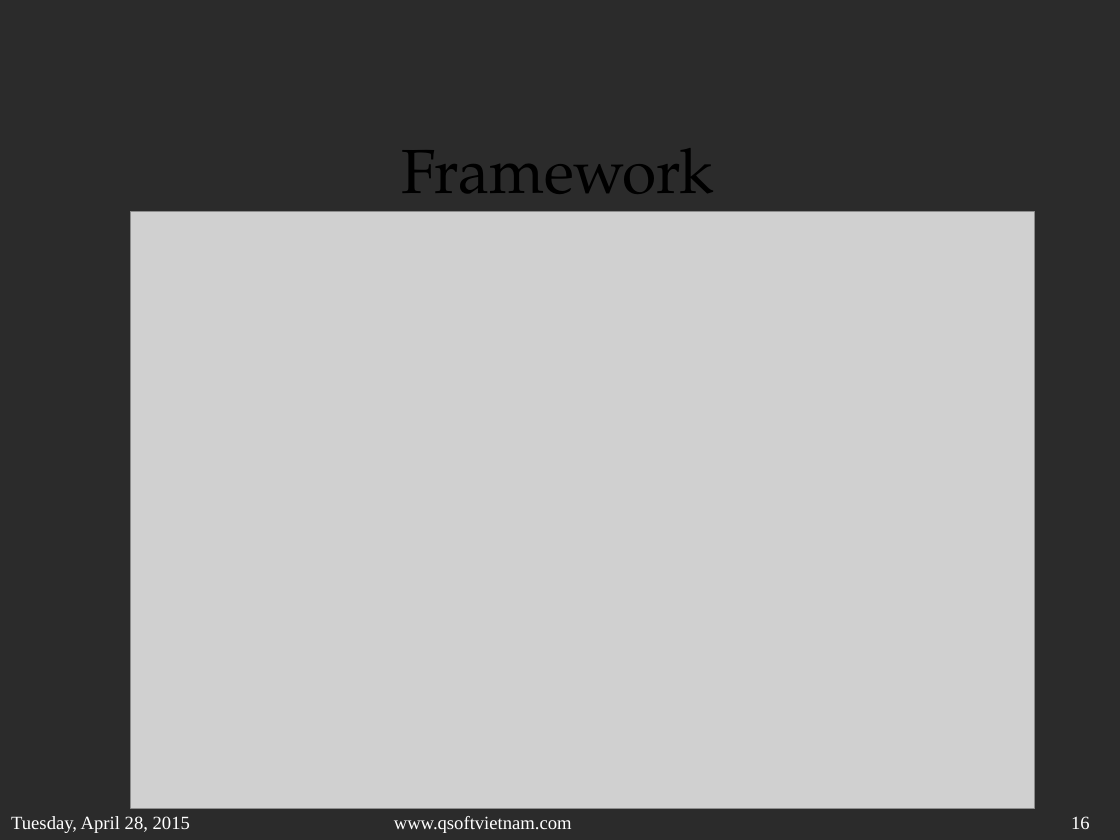
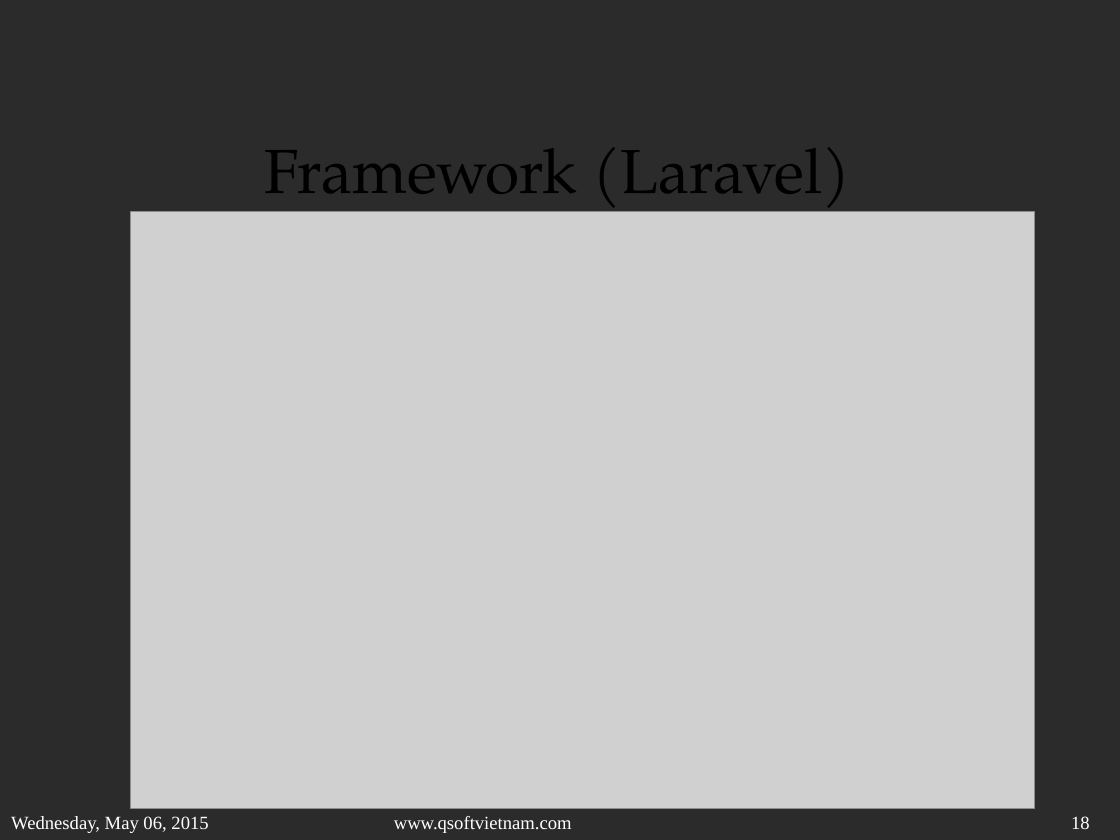
Before and after one commit to sonvq-qsoftvn/sqlinjection, a slide deck: slide 18 of QSoftVietnam_SlideTemplate2014- Sonvq.pptx (slide 16 before the commit). Drawn at 1120x840 pixels with LibreOffice and Linux fonts; fonts in the diff are those of the drawing; grey boxes stand for pictures; background and template pictures are left out; a plain dark background stands for a picture behind light text. Boxes give left, top, right and bottom in pixels: in the first picture for what was removed or moved away, otherwise in the second. Text is boxed around its words. In the diff, an @@ line names an element or a change of style, - is before the commit and + after.

```diff
--- a/QSoftVietnam_SlideTemplate2014- Sonvq.pptx
+++ b/QSoftVietnam_SlideTemplate2014- Sonvq.pptx
@@ text at [264,148,851,216]: text changed @@
-Framework
+Framework (Laravel)
@@ text at [11,816,208,833]: text changed @@
-Tuesday, April 28, 2015
+Wednesday, May 06, 2015
@@ page number at [1071,816,1090,829]: text changed @@
-16
+18
```
Also in this commit, not shown: 23 other slides changed, 3 slides added.
